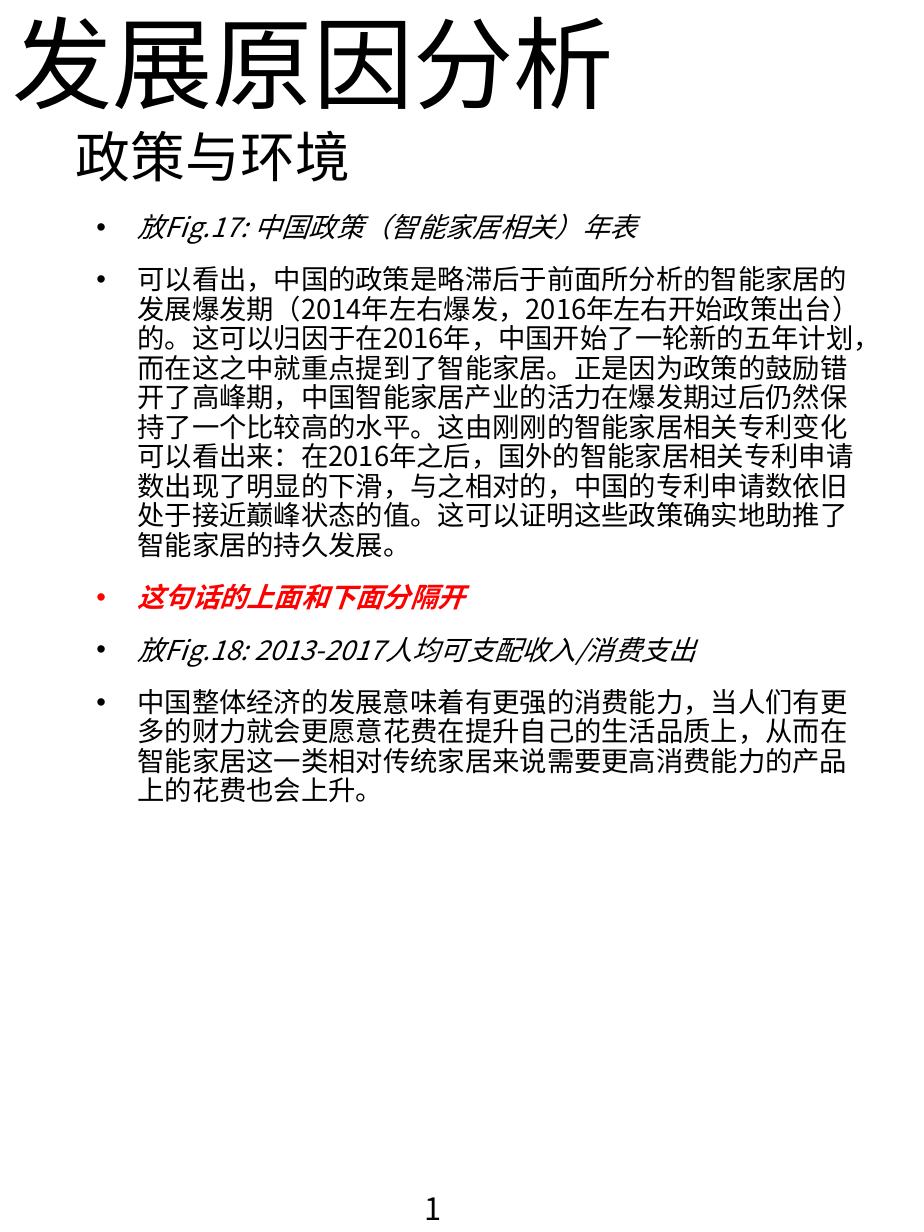
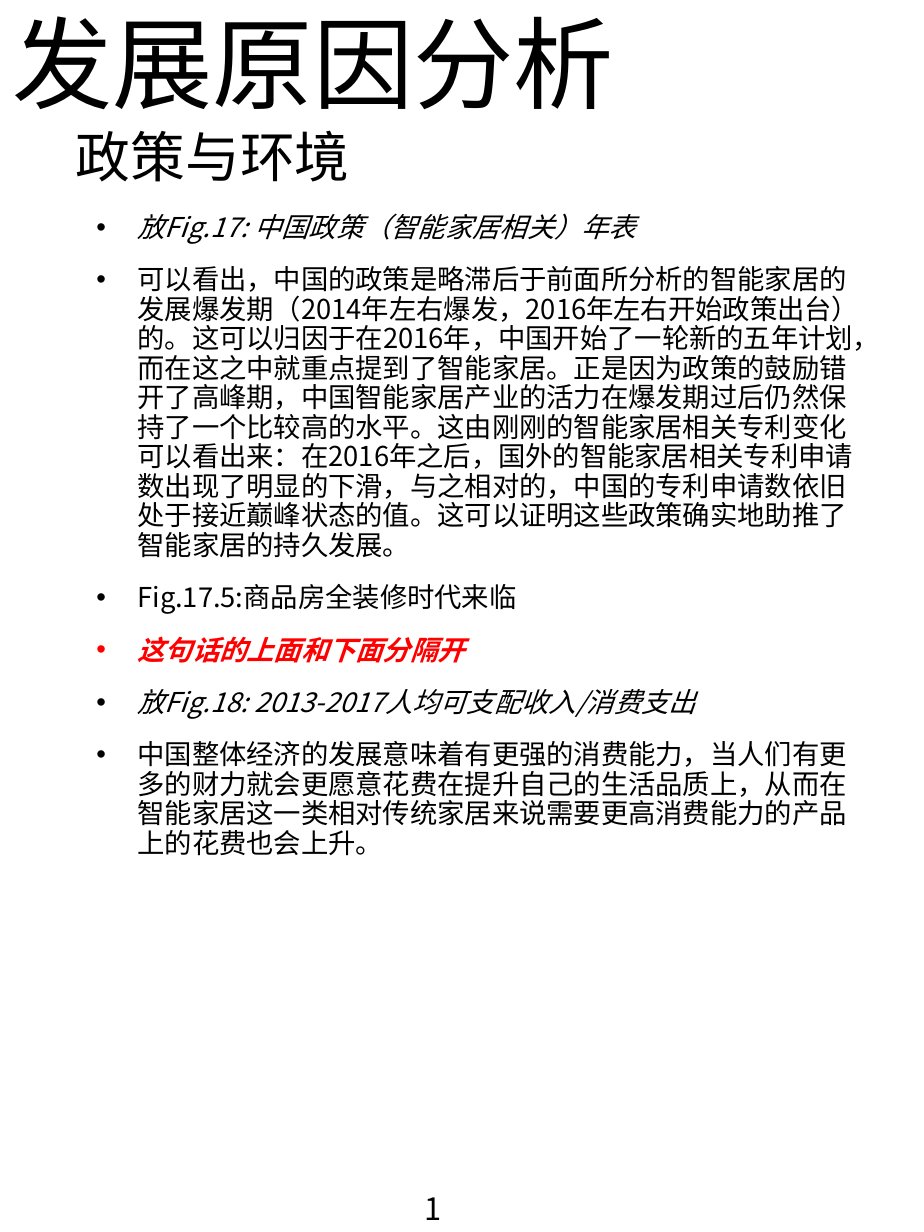
Before and after one commit to RLi43/Industry-Frontier, a slide deck: slide 10 of 市场/排版.pptx. Drawn at 924x1232 pixels with LibreOffice and Linux fonts; fonts in the diff are those of the drawing. Boxes give left, top, right and bottom in pixels: in the first picture for what was removed or moved away, otherwise in the second. Text is boxed around its words. In the diff, an @@ line names an element or a change of style, - is before the commit and + after.

```diff
--- a/市场/排版.pptx
+++ b/市场/排版.pptx
@@ text at (137,584,516,614): paragraph added @@
+• Fig.17.5:商品房全装修时代来临
```
Also in this commit, not shown: 1 other file.
